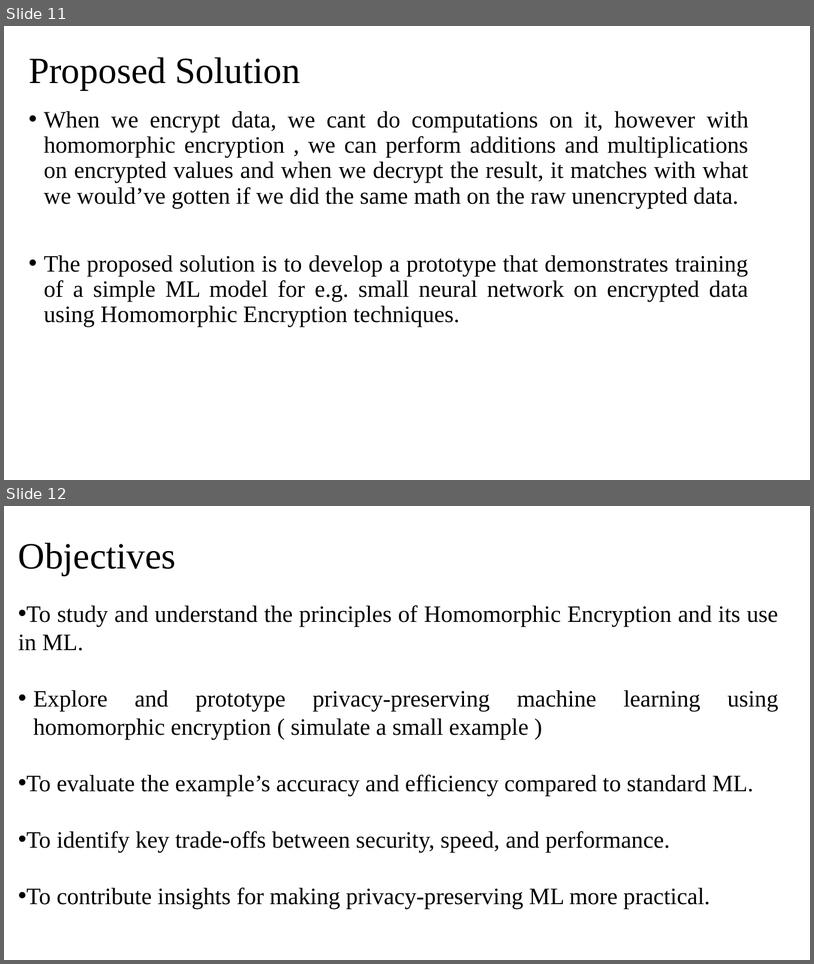
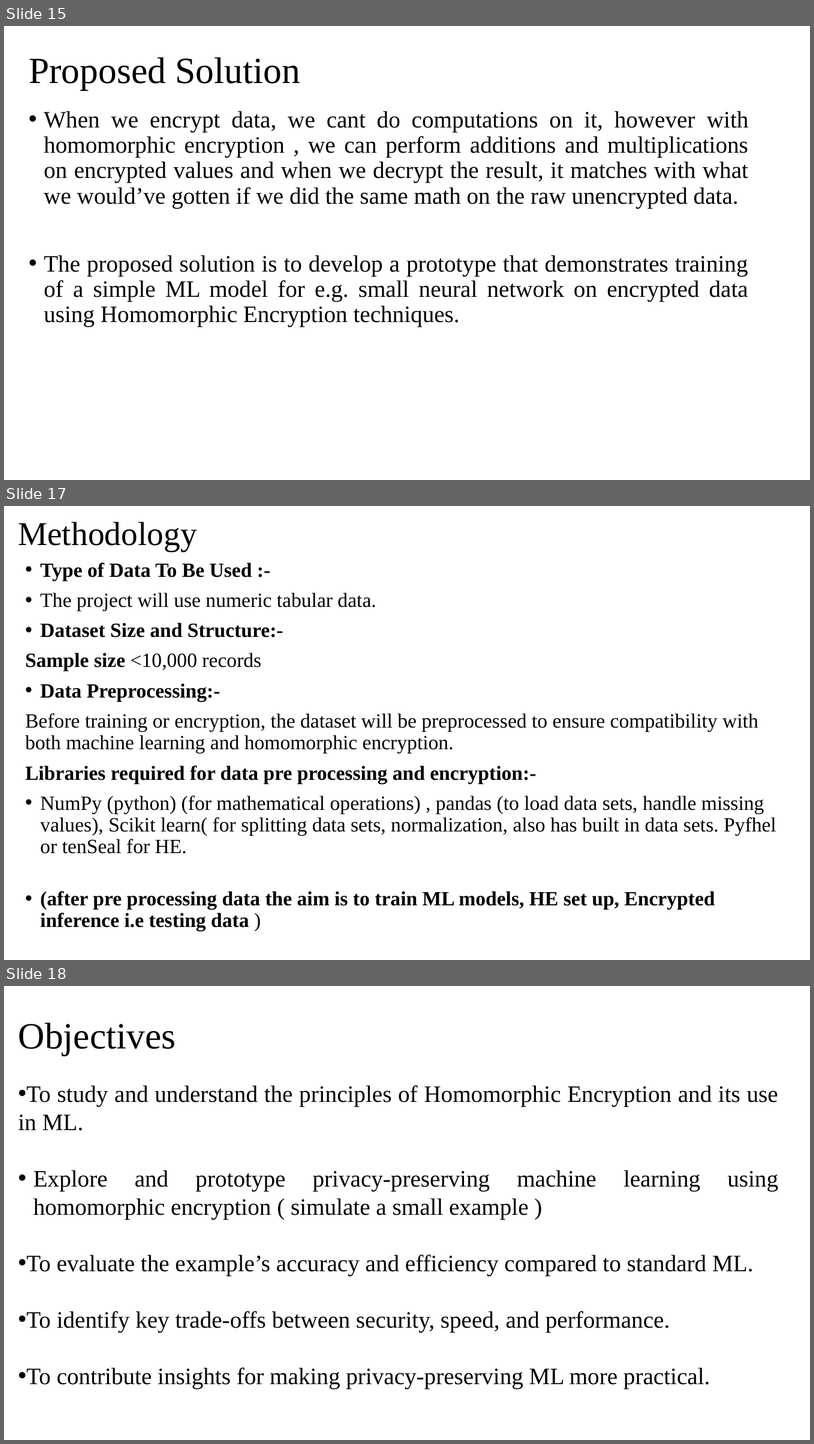
Before and after one commit to pallavi15singh/Privacy-preserving-machine-learning-, a slide deck: pbl (1).pptx. Shown one above the other, each under a label of ours: slides 11 and 12 before the commit, slides 15, 17 and 18 after it; the slides between them are not shown. The pictures are 814x964 and 814x1444 pixels, drawn with LibreOffice and Linux fonts; fonts in the diff are those of the drawing. Boxes give left, top, right and bottom in pixels: in the first picture for what was removed or moved away, otherwise in the second. Text is boxed around its words. In the diff, an @@ line names an element or a change of style, - is before the commit and + after.

```diff
--- a/pbl (1).pptx
+++ b/pbl (1).pptx
@@ slide 17 added at <box>4,506,810,960</box>, background #FFFFFF @@
@@ title added at <box>18,522,197,551</box>, 39.6 pt, text #000000 @@
+Methodology
@@ text added at <box>25,562,777,931</box>, 24 pt, text #000000 @@
+• Type of Data To Be Used :-
+• The project will use numeric tabular data.
+• Dataset Size and Structure:-
+Sample size <10,000 records
+• Data Preprocessing:-
+Before training or encryption, the dataset will be preprocessed to ensure compatibility with both machine learning and homomorphic encryption.
+Libraries required for data pre processing and encryption:-
+• NumPy (python) (for mathematical operations) , pandas (to load data sets, handle missing values), Scikit learn( for splitting data sets, normalization, also has built in data sets. Pyfhel or tenSeal for HE.
+• (after pre processing data the aim is to train ML models, HE set up, Encrypted inference i.e testing data )
@@ what was slide 11 is now slide 15 @@
@@ what was slide 12 is now slide 18 @@
```
Also in this commit, not shown: 5 other slides added.
